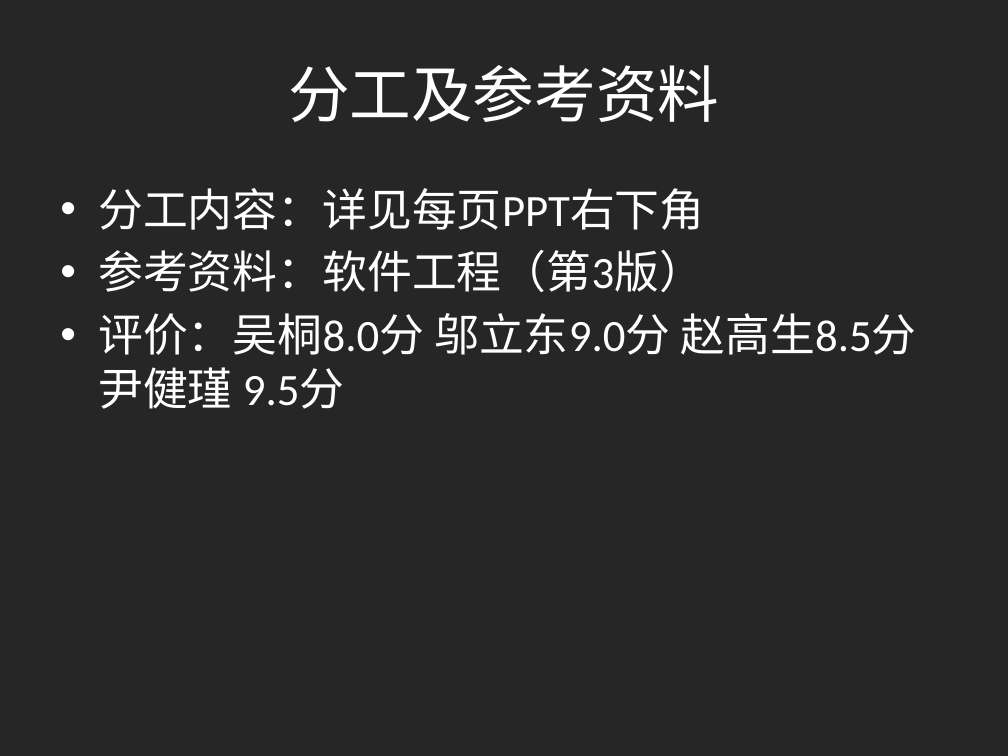
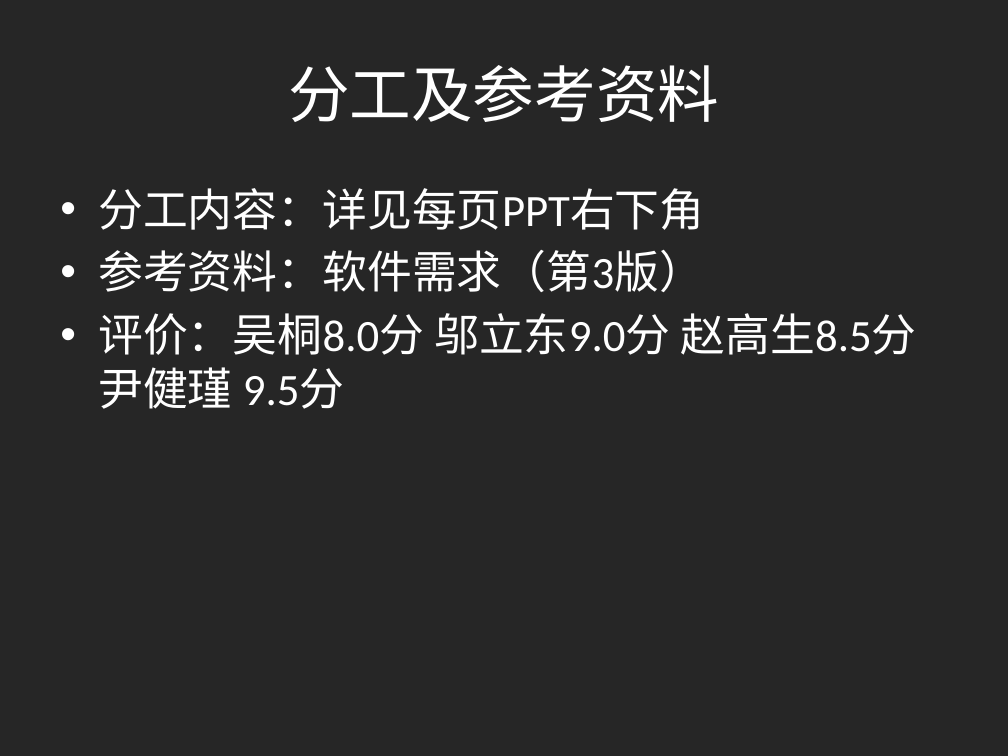
Before and after one commit to shangzhaoxiaozi/PRD-21, a slide deck: slide 27 of PRD-21-C2/非受控文档/项目评审文档/需求工程计划.pptx. Drawn at 1008x756 pixels with LibreOffice and Linux fonts; fonts in the diff are those of the drawing. Boxes give left, top, right and bottom in pixels: in the first picture for what was removed or moved away, otherwise in the second. Text is boxed around its words. In the diff, an @@ line names an element or a change of style, - is before the commit and + after.

```diff
--- a/PRD-21-C2/非受控文档/项目评审文档/需求工程计划.pptx
+++ b/PRD-21-C2/非受控文档/项目评审文档/需求工程计划.pptx
@@ text at (98, 250, 704, 292): text changed @@
-• 参考资料：软件工程（第3版）
+• 参考资料：软件需求（第3版）
```
Also in this commit, not shown: 1 other file.
